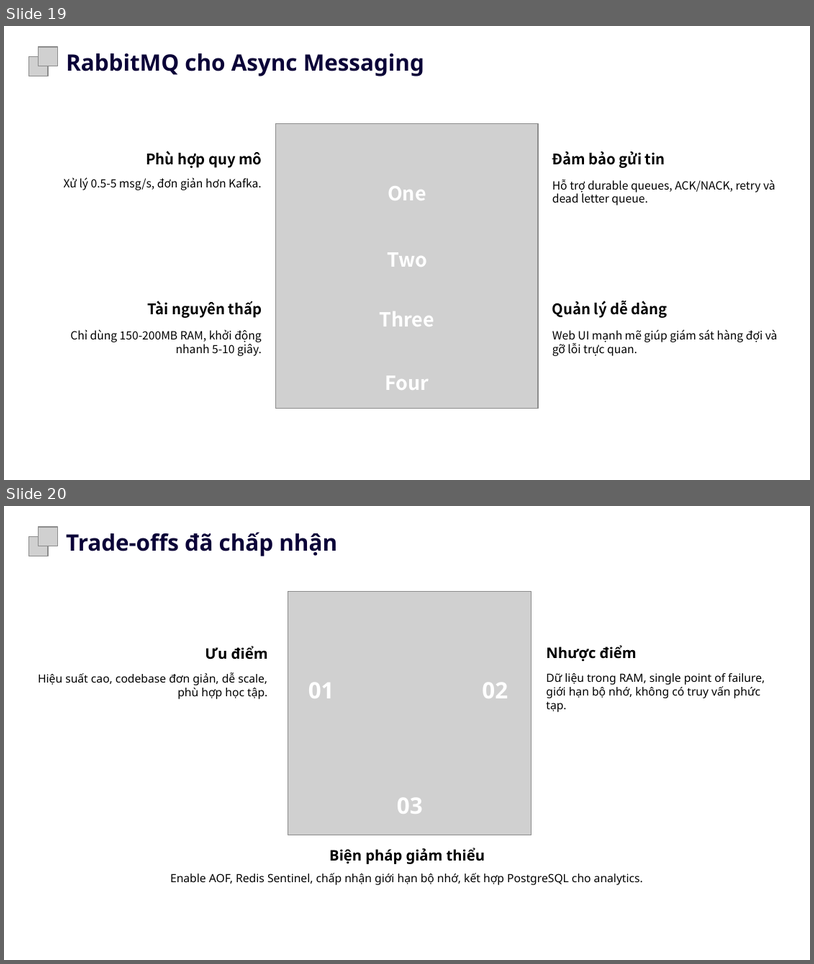
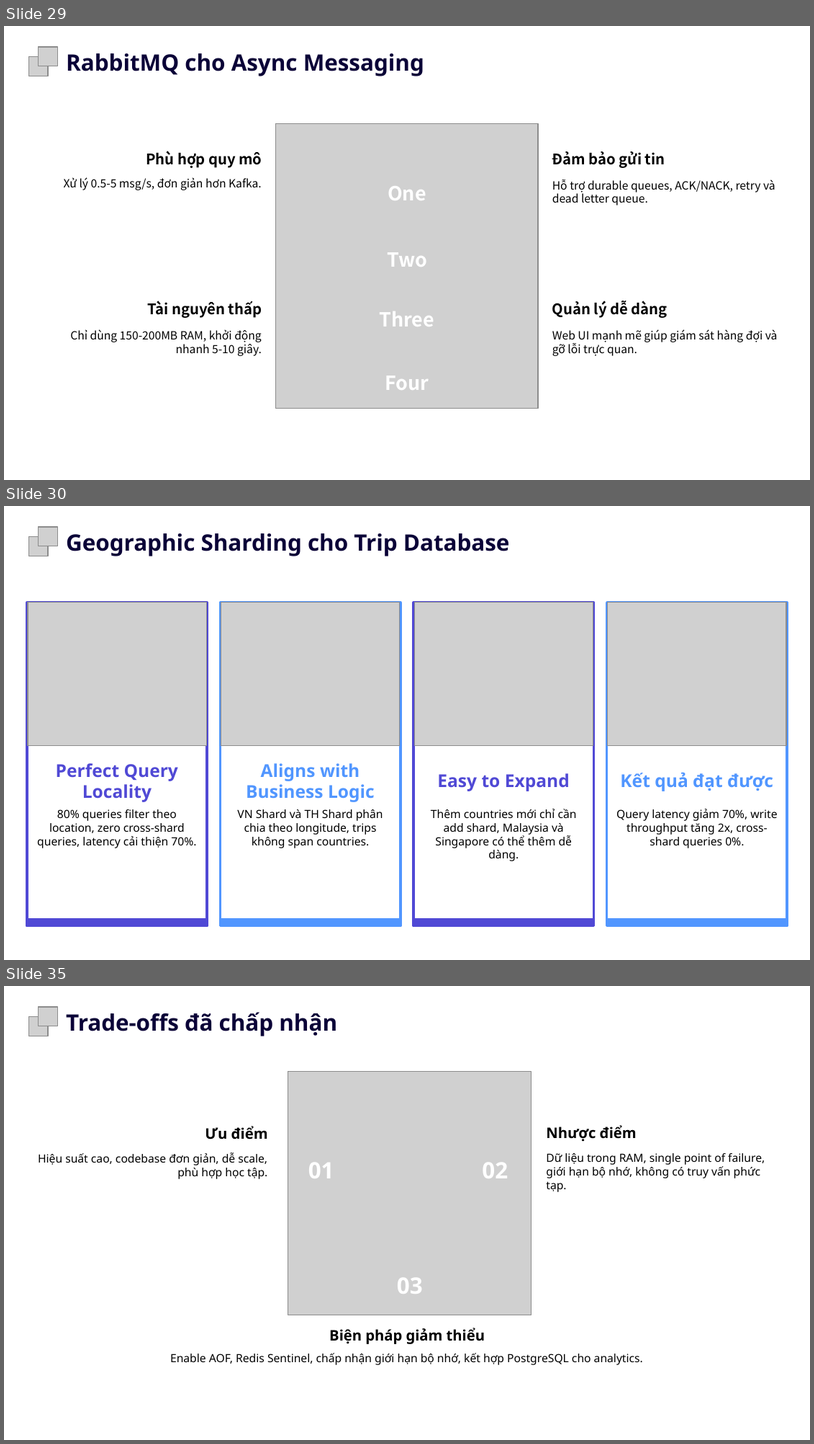
Before and after one commit to octguy/uit-go, a slide deck: docs/uit-go-report-slide.pptx. Shown one above the other, each under a label of ours: slides 19 and 20 before the commit, slides 29, 30 and 35 after it; the slides between them are not shown. The pictures are 814x964 and 814x1444 pixels, drawn with LibreOffice and Linux fonts; fonts in the diff are those of the drawing; grey boxes stand for pictures; background and template pictures are left out. Boxes give left, top, right and bottom in pixels: in the first picture for what was removed or moved away, otherwise in the second. Text is boxed around its words. In the diff, an @@ line names an element or a change of style, - is before the commit and + after.

```diff
--- a/docs/uit-go-report-slide.pptx
+++ b/docs/uit-go-report-slide.pptx
@@ slide 30 added at (x1=4, y1=506, x2=810, y2=960), background picture (left out) @@
@@ freeform shape added at (x1=13, y1=513, x2=801, y2=952), fill #FFFFFF at 38% opacity, outline #FFFFFF 0.75 pt @@
@@ picture added at (x1=39, y1=527, x2=58, y2=546) @@
@@ picture added at (x1=29, y1=537, x2=49, y2=556) @@
@@ text added at (x1=66, y1=533, x2=510, y2=556), 20.2 pt, text #0A0237, bold @@
+Geographic Sharding cho Trip Database
@@ freeform shape added at (x1=26, y1=602, x2=207, y2=926), outline #5049D5 2.25 pt @@
@@ picture added at (x1=27, y1=602, x2=206, y2=746) @@
@@ freeform shape added at (x1=220, y1=602, x2=401, y2=926), outline #5196FF 2.25 pt @@
@@ picture added at (x1=221, y1=602, x2=400, y2=746) @@
@@ freeform shape added at (x1=414, y1=602, x2=594, y2=926), outline #5049D5 2.25 pt @@
@@ picture added at (x1=414, y1=602, x2=594, y2=746) @@
@@ freeform shape added at (x1=607, y1=602, x2=788, y2=926), outline #5196FF 2.25 pt @@
@@ picture added at (x1=608, y1=602, x2=787, y2=746) @@
@@ text added at (x1=56, y1=763, x2=178, y2=802), 15.8 pt, text #5049D5, bold @@
+Perfect Query Locality
@@ text added at (x1=246, y1=763, x2=375, y2=802), 15.8 pt, text #5196FF, bold @@
+Aligns with Business Logic
@@ text added at (x1=437, y1=773, x2=570, y2=791), 15.8 pt, text #5049D5, bold @@
+Easy to Expand
@@ text added at (x1=620, y1=772, x2=774, y2=791), 15.8 pt, text #5196FF, bold @@
+Kết quả đạt được
@@ text added at (x1=37, y1=809, x2=196, y2=848), 10.1 pt, text #000000 @@
+80% queries filter theo location, zero cross-shard queries, latency cải thiện 70%.
@@ text added at (x1=237, y1=809, x2=383, y2=848), 10.1 pt, text #000000 @@
+VN Shard và TH Shard phân chia theo longitude, trips không span countries.
@@ text added at (x1=431, y1=808, x2=577, y2=861), 10.1 pt, text #000000 @@
+Thêm countries mới chỉ cần add shard, Malaysia và Singapore có thể thêm dễ dàng.
@@ text added at (x1=617, y1=808, x2=777, y2=848), 10.1 pt, text #000000 @@
+Query latency giảm 70%, write throughput tăng 2x, cross-shard queries 0%.
@@ freeform shape added at (x1=26, y1=922, x2=208, y2=922), outline #5049D5 7.5 pt @@
@@ freeform shape added at (x1=219, y1=922, x2=401, y2=922), outline #5196FF 7.5 pt @@
@@ freeform shape added at (x1=413, y1=922, x2=595, y2=922), outline #5049D5 7.5 pt @@
@@ freeform shape added at (x1=607, y1=922, x2=789, y2=922), outline #5196FF 7.5 pt @@
@@ what was slide 19 is now slide 29 @@
@@ what was slide 20 is now slide 35 @@
```
Also in this commit, not shown: 19 other slides added, 5 slides removed, 2 other files.
